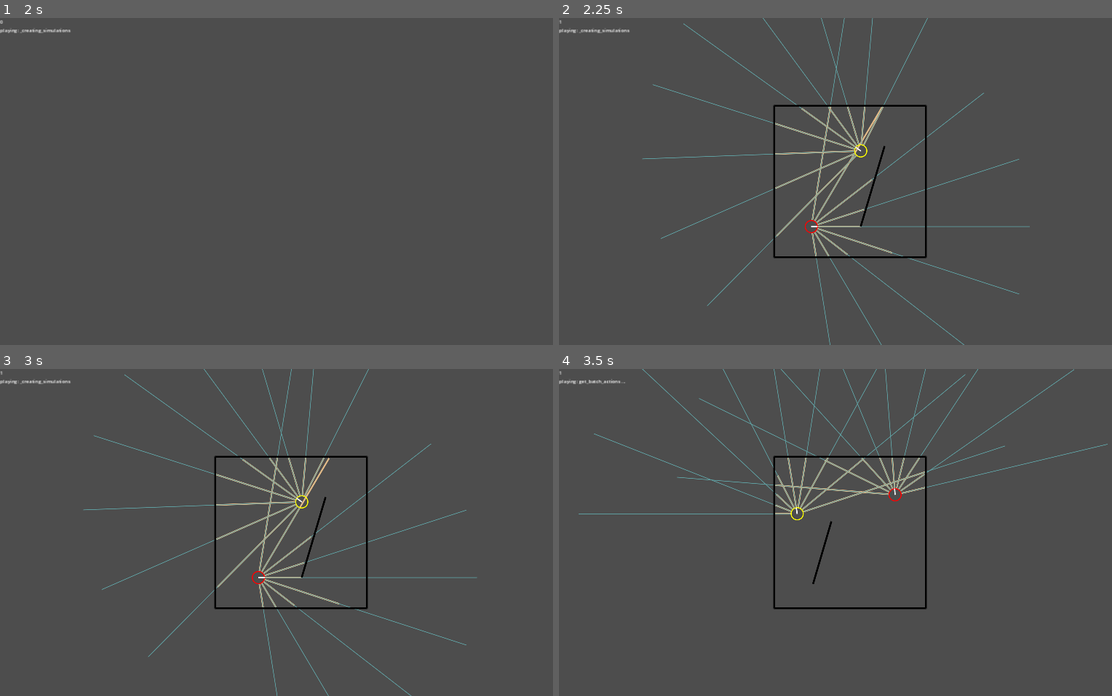
Above: before the commit, frames 1-4 (two rows, left to right).
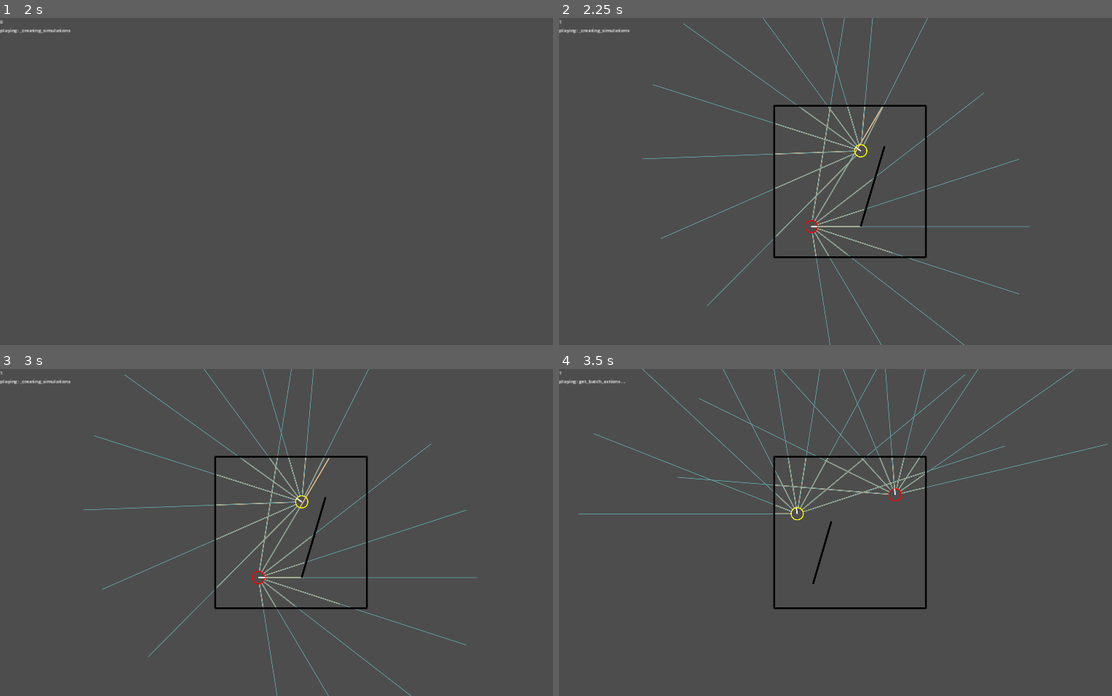
Above: after the commit, the same moments.

Repository: stokatyan/godot-ai
Game: Godot game, scene res://FindCoinGame/FCGEnv.tscn
Same seed, same stepped clock (60 frames per second), same inputs: the game is played once before the commit and once after it.
Inputs:
- Up to frame 1 (2 s): tap Enter at 0.5 s; hold D 0.53-1.28 s; hold Enter 0.53-1.28 s; tap Space at 1.25 s; hold S from 1.28 s (still down); tap 2 at 1.35 s
- Up to frame 2 (2.25 s): tap Enter at 2 s; release S at 2.03 s; hold D from 2.03 s (still down); tap 3 at 2.1 s
- Up to frame 3 (3 s): tap Space at 2.75 s; release D at 2.78 s; hold Up from 2.78 s (still down); tap O at 2.85 s
- Up to frame 4 (3.5 s): keep holding Up

Frame 1 is identical in both runs. In frame 2, 0.5% of the frame differs, in the area x 39-61%, y 27-73%; in frame 3, 0.6%, in the area x 39-62%, y 27-73%; in frame 4, 0.4%.

Commit message:
cleanup initial loading logi

Diff:
--- a/godot-ai-client/AI/AIRunner.gd
+++ b/godot-ai-client/AI/AIRunner.gd
@@ -106,7 +106,6 @@
 		var hidden_size = env_delegate.get_hidden_size(agent_name)
 		result = await _ai_tcp.init_agent(agent_name, state_dim, action_dim, batch_size, hidden_size, num_actor_layers, num_critic_layers)
 		result = await _ai_tcp.load_agent(agent_name)
-	_try_to_load_policy_agents()
 
 func _get_batch_from_playing_round(simulations: Array[BaseSimulation], deterministic_map: Dictionary) -> Array[Replay]:
 	env_delegate.display_simulation(simulations[0])
--- a/godot-ai-client/FindCoinGame/FCGEnv.gd
+++ b/godot-ai-client/FindCoinGame/FCGEnv.gd
@@ -107,7 +107,7 @@
 				agent._position + direction * agent._radius,
 				agent._position + direction * wall_depth * agent.max_vision_distance + direction * agent._radius,
 				Color.BURLYWOOD,
-				4,
+				2.5,
 				true
 			)
 			draw_line(
